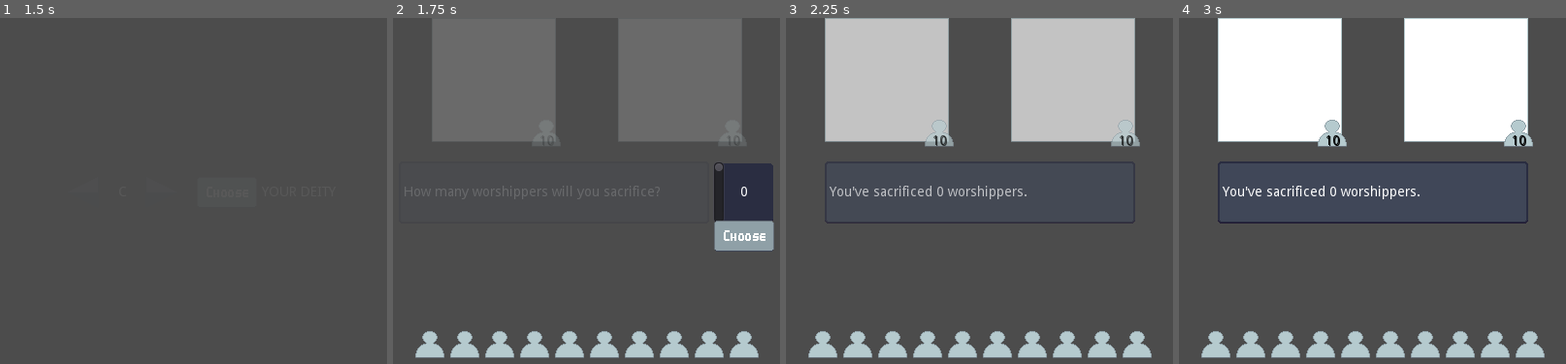
Above: before the commit, frames 1-4 (left to right).
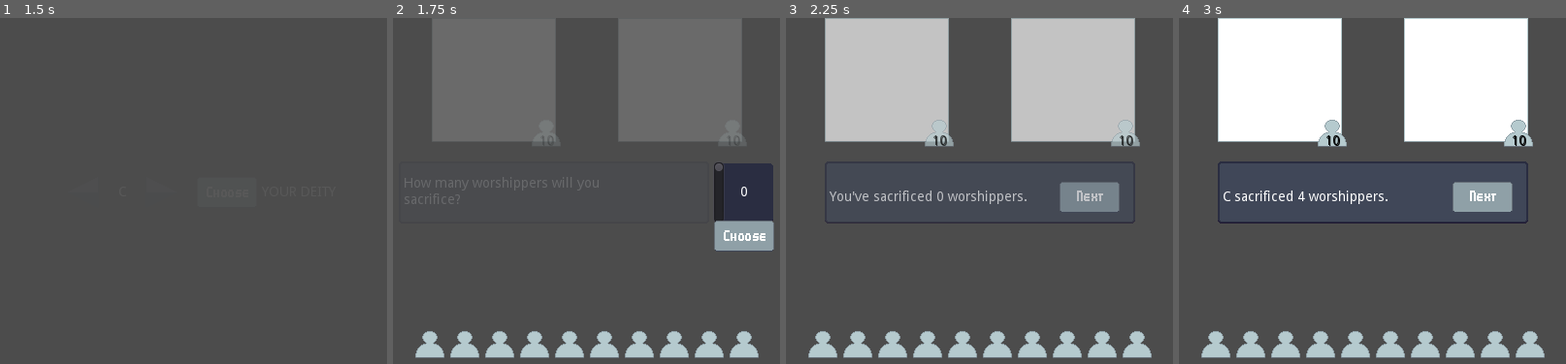
Above: after the commit, the same moments.

Repository: RustyMonky/LudumDare43
Game: Godot game, scene res://scenes/game/game.tscn
The game is run twice, just before and just after one commit, with the same random seed, the same clock (stepped at 60 frames per second) and the same inputs. The project has no main scene, so this scene is started directly.
Inputs (mouse positions are in pixels of both pictures, inside the frame that each line leads up to):
- Up to frame 1 (1.5 s): click (228, 191) at 0.5 s; click (81, 191) at 1.25 s
- Up to frame 2 (1.75 s): no input
- Up to frame 3 (2.25 s): click (1138, 235) at 2 s
- Up to frame 4 (3 s): click (1480, 197) at 2.77 s

Frame 1 is identical in both runs. In frame 2, 0.7% of the frame differs, in the area x 3-69%, y 45-54%; in frame 3, 2.2%; in frame 4, 2.3%, in the area x 11-87%, y 47-57%.

Commit message:
Finishes first pass at bidding flow, adds array implementation to text

Diff:
--- a/globals/gameData.gd
+++ b/globals/gameData.gd
@@ -1,7 +1,10 @@
 extends Node
 
 var chosenDiety = null
+var computerDeity = null
 var computerFollowerCount = 10
+var computerSacrificeCount = 0
+var deityOptions = ["A", "B", "C"]
 var playerFollowerCount = 10
 var playerSacrificeCount = 0
 
--- a/scenes/game/game.gd
+++ b/scenes/game/game.gd
@@ -14,7 +14,7 @@
 
 func _ready():
 	carousel.setHeader("your deity")
-	carousel.setOptions(["A", "B", "C"])
+	carousel.setOptions(gameData.deityOptions)
 
 # Signals
 
@@ -26,7 +26,7 @@
 	tween.interpolate_property(textInterface, "modulate", Color(1,1,1,0), Color(1,1,1,1), 1, Tween.TRANS_LINEAR, Tween.EASE_IN)
 	tween.start()
 
-	textInterface.setText("How many worshippers will you sacrifice?")
+	textInterface.setText(["How many worshippers will you sacrifice?"])
 
 	var vertScroll = load("res://ui/vertScroll/vertScroll.tscn").instance()
 	vertScroll.connect("tree_exited", self, "_on_vertScroll_tree_exited")
@@ -39,11 +39,32 @@
 
 # Called when a sacrifice count is selected and the vertical scroll has exited the tree
 func _on_vertScroll_tree_exited():
+	var textArrayToUse = ["You've sacrificed " + String(gameData.playerSacrificeCount) + " worshippers."]
 	# Reset the vertical scroll value
 	gameData.playerFollowerCount -= gameData.playerSacrificeCount
 
-	# Update text
-	textInterface.setText("You've sacrificed " + String(gameData.playerSacrificeCount) + " worshippers.")
-
 	for i in range(gameData.playerSacrificeCount):
 		followerHbox.get_children()[i].queue_free()
+
+	# Randomly choose computer bid count
+	randomize()
+	var computerBid = randi() % (gameData.computerFollowerCount + 1)
+	gameData.computerSacrificeCount = computerBid
+
+	textArrayToUse.append(gameData.computerDeity + " sacrificed " + String(gameData.computerSacrificeCount) + " worshippers.")
+
+	# Subtract computer bid
+	gameData.computerFollowerCount -= computerBid
+
+	# Compare results
+	if gameData.playerSacrificeCount > computerBid:
+		var difference = gameData.playerSacrificeCount - computerBid
+		textArrayToUse.append("You outbid " + gameData.computerDeity + " and gained " + String(difference) + " worshippers!")
+	elif gameData.playerSacrificeCount == computerBid:
+		textArrayToUse.append("You and " + gameData.computerDeity + " sacrificed the same! Neither wins...")
+	# If you lose, lose 1 worshipper
+	else:
+		textArrayToUse.append("You lost the bid and an extra worshipper.")
+
+	# Update text
+	textInterface.setText(textArrayToUse)
--- a/ui/carousel/carousel.gd
+++ b/ui/carousel/carousel.gd
@@ -49,6 +49,11 @@
 func _on_chooseButton_pressed():
 	chooseButton.disabled = true
 	gameData.chosenDiety = options[currentOption]
+	gameData.deityOptions.erase(options[currentOption])
+
+	randomize()
+	var randIndex = randi() % gameData.deityOptions.size() - 1
+	gameData.computerDeity = gameData.deityOptions[randIndex]
 
 # Fades out the carousel
 func _on_chooseButton_button_up():
--- a/ui/textInterface/textInterface.gd
+++ b/ui/textInterface/textInterface.gd
@@ -1,9 +1,30 @@
 extends CenterContainer
 
-onready var label = $patch/patchMargins/label
+onready var label = $patch/patchMargins/patchHbox/label
+onready var nextButton = $patch/patchMargins/patchHbox/nextButton
+
+var currentTextIndex = 0
+var textArray = []
 
 func _ready():
 	pass
 
+# setText
+# param [Array]
+# Sets an array of text and reset the index to 0
 func setText(labelText):
-	label.text = String(labelText)
+	textArray = labelText
+	currentTextIndex = 0
+	label.text = String(textArray[currentTextIndex])
+
+	if textArray.size() > 1:
+		nextButton.show()
+
+# Signals
+
+func _on_nextButton_pressed():
+	currentTextIndex += 1
+	label.text = String(textArray[currentTextIndex])
+
+	if currentTextIndex + 1 > textArray.size() - 1:
+		nextButton.hide()
--- a/ui/textInterface/textInterface.tscn
+++ b/ui/textInterface/textInterface.tscn
@@ -1,7 +1,8 @@
-[gd_scene load_steps=3 format=2]
+[gd_scene load_steps=4 format=2]
 
 [ext_resource path="res://ui/textInterface/textInterface.gd" type="Script" id=1]
 [ext_resource path="res://assets/sprites/ui/panels/text-patch.png" type="Texture" id=2]
+[ext_resource path="res://assets/sprites/ui/buttons/next.png" type="Texture" id=3]
 
 [node name="textInterface" type="CenterContainer"]
 
@@ -47,7 +48,6 @@
 
 [node name="patchMargins" type="MarginContainer" parent="patch" index="0"]
 
-editor/display_folded = true
 anchor_left = 0.0
 anchor_top = 0.0
 anchor_right = 1.0
@@ -64,7 +64,7 @@
 size_flags_vertical = 1
 _sections_unfolded = [ "Margin", "Rect" ]
 
-[node name="label" type="Label" parent="patch/patchMargins" index="0"]
+[node name="patchHbox" type="HBoxContainer" parent="patch/patchMargins" index="0"]
 
 anchor_left = 0.0
 anchor_top = 0.0
@@ -72,8 +72,27 @@
 anchor_bottom = 0.0
 margin_left = 8.0
 margin_right = 310.0
-margin_bottom = 54.0
-rect_min_size = Vector2( 0, 54 )
+margin_bottom = 64.0
+rect_min_size = Vector2( 300, 54 )
+rect_pivot_offset = Vector2( 0, 0 )
+rect_clip_content = false
+mouse_filter = 1
+mouse_default_cursor_shape = 0
+size_flags_horizontal = 1
+size_flags_vertical = 1
+alignment = 0
+_sections_unfolded = [ "Margin", "Rect" ]
+
+[node name="label" type="Label" parent="patch/patchMargins/patchHbox" index="0"]
+
+anchor_left = 0.0
+anchor_top = 0.0
+anchor_right = 0.0
+anchor_bottom = 0.0
+margin_top = 5.0
+margin_right = 232.0
+margin_bottom = 59.0
+rect_min_size = Vector2( 232, 54 )
 rect_pivot_offset = Vector2( 0, 0 )
 rect_clip_content = false
 mouse_filter = 2
@@ -86,3 +105,30 @@
 lines_skipped = 0
 max_lines_visible = -1
 _sections_unfolded = [ "Margin", "Rect" ]
+
+[node name="nextButton" type="TextureButton" parent="patch/patchMargins/patchHbox" index="1"]
+
+visible = false
+anchor_left = 0.0
+anchor_top = 0.0
+anchor_right = 0.0
+anchor_bottom = 0.0
+margin_left = 236.0
+margin_right = 300.0
+margin_bottom = 64.0
+rect_pivot_offset = Vector2( 0, 0 )
+rect_clip_content = false
+focus_mode = 2
+mouse_filter = 0
+mouse_default_cursor_shape = 0
+size_flags_horizontal = 1
+size_flags_vertical = 1
+toggle_mode = false
+enabled_focus_mode = 2
+shortcut = null
+group = null
+texture_normal = ExtResource( 3 )
+stretch_mode = 4
+_sections_unfolded = [ "Margin", "Rect", "Textures" ]
+
+[connection signal="pressed" from="patch/patchMargins/patchHbox/nextButton" to="." method="_on_nextButton_pressed"]
Binary file added: assets/sprites/ui/buttons/next.png
Not shown, added: assets/sprites/ui/buttons/next.png.import
